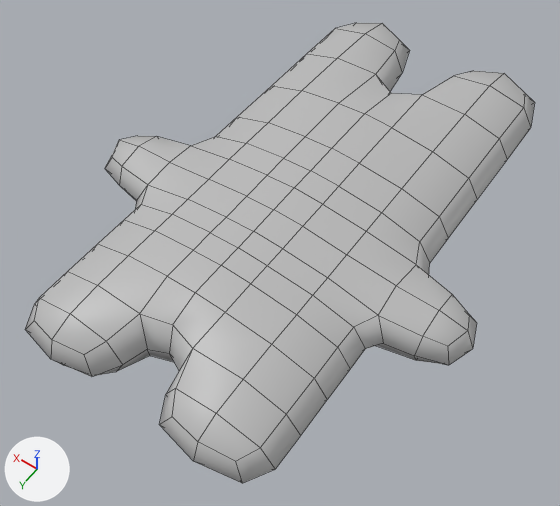
Two versions of the FBX model Assets/Models/CreatureCamp/Models/TeddyBear_1.fbx, one commit apart.
Rendered twice from a camera (50 mm lens) standing at (-0.0512, 0.0888, 0.116) and looking at (0.0005, 0.0164, 0.0023). Lighting does not change. The marker at lower left points along +X, +Y and +Z. Mesh edges are drawn as thin lines. Where no turn or scale is listed for an object, it has been applied to the vertices.

Objects in the first picture: 'TeddyBear_1'.
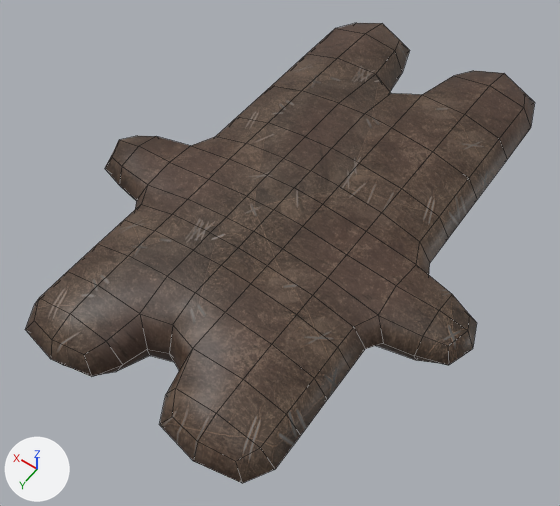
Patch to the scene script:
```diff
--- a/Assets/Models/CreatureCamp/Models/TeddyBear_1.fbx.py
+++ b/Assets/Models/CreatureCamp/Models/TeddyBear_1.fbx.py
@@ img_texturescom_leather_stitchedpatchwork_512_albedo_tif @@
+img_texturescom_leather_stitchedpatchwork_512_albedo_tif = load_image('TexturesCom_Leather_StitchedPatchwork_512_albedo.tif', '../../../Textures/Camps/T_StitchedLeather/TexturesCom_Leather_StitchedPatchwork_512_albedo.tif', 512, 512, 'sRGB')
@@ mat_m_leather @@
+mat_m_leather = bpy.data.materials.new('M_leather')
+# uses the picture img_texturescom_leather_stitchedpatchwork_512_albedo_tif
@@ me_mesh @@
 me_mesh.from_pydata(...)  # 282 vertices, 280 faces; spans x -0.0388..0.0388, y -0.045..0.0589, z -0.0001..0.0163
-me_mesh.materials.append(mat_lambert1)  # grey #bcbcbc
+me_mesh.materials.append(mat_m_leather)
```

Changed parts and their boxes (x1, y1, x2, y2) in the pictures (560 x 506 px):
'TeddyBear_1', recoloured (grey to brown): (25, 23, 535, 483) in both
